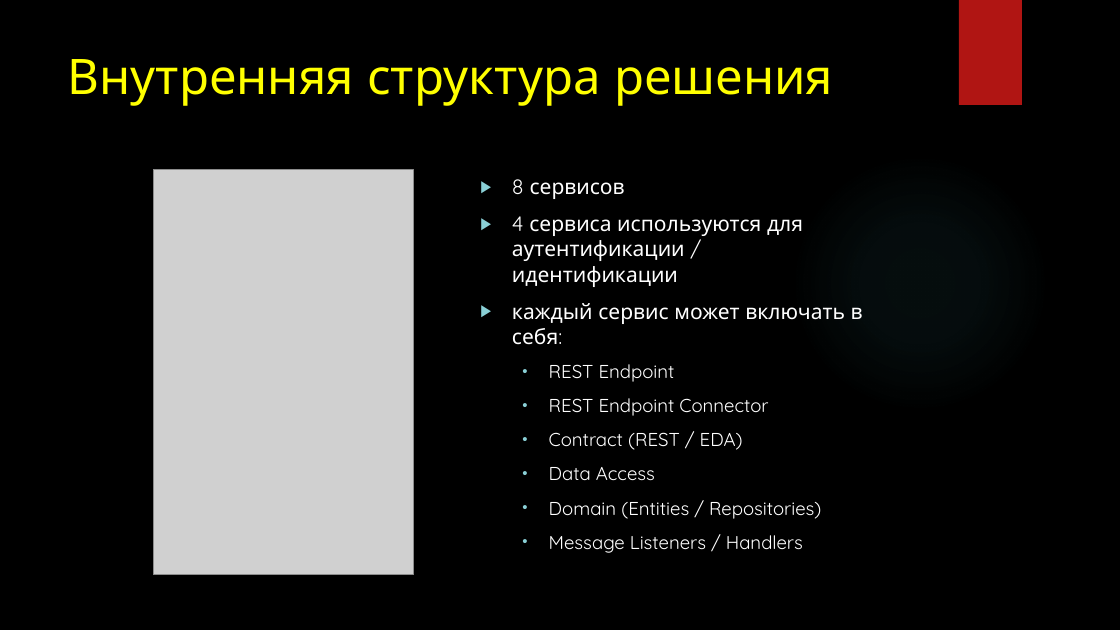
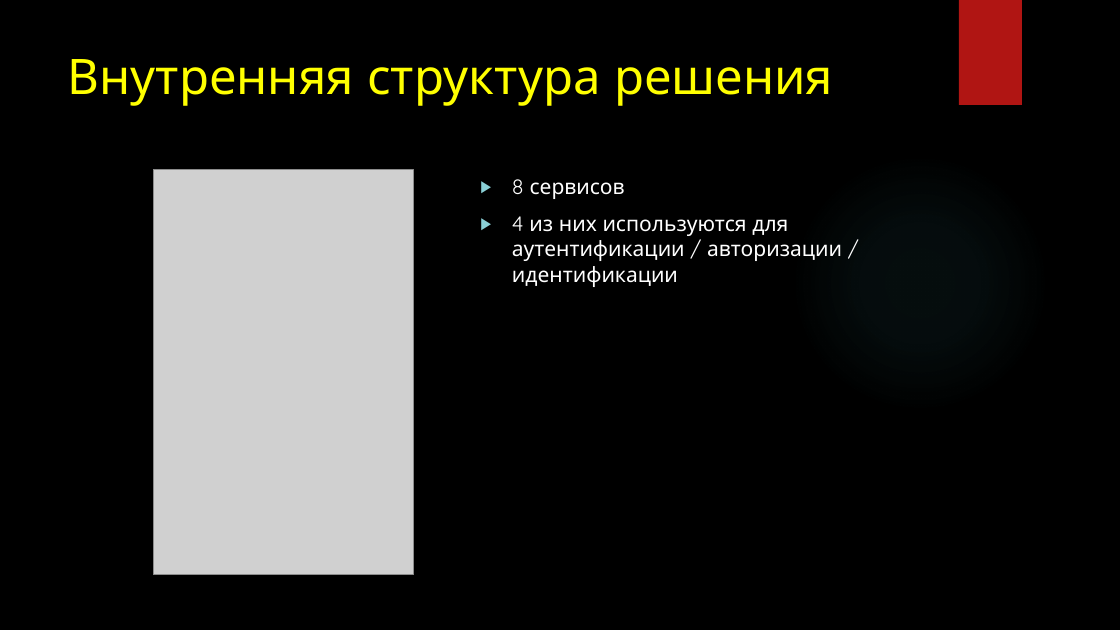
Before and after one commit to gennadytiunov/arch-labs, a slide deck: slide 12 of course-work/Presentation/Circus - Presentation.pptx (slide 4 before the commit). Drawn at 1120x630 pixels with LibreOffice and Linux fonts; fonts in the diff are those of the drawing; grey boxes stand for pictures; background and template pictures are left out. Boxes give left, top, right and bottom in pixels: in the first picture for what was removed or moved away, otherwise in the second. Text is boxed around its words. In the diff, an @@ line names an element or a change of style, - is before the commit and + after.

```diff
--- a/course-work/Presentation/Circus - Presentation.pptx
+++ b/course-work/Presentation/Circus - Presentation.pptx
@@ text at box(512, 216, 842, 287): text changed; size 16 to 18 pt @@
-▶ 4 сервиса используются для аутентификации / идентификации
-▶ каждый сервис может включать в себя:
-  • REST Endpoint
-  • REST Endpoint Connector
-  • Contract (REST / EDA)
-  • Data Access
-  • Domain (Entities / Repositories)
-  • Message Listeners / Handlers
+▶ 4 из них используются для аутентификации / авторизации / идентификации
```
Also in this commit, not shown: 4 other slides changed, 6 slides added, 1 slide removed, 10 other files.
